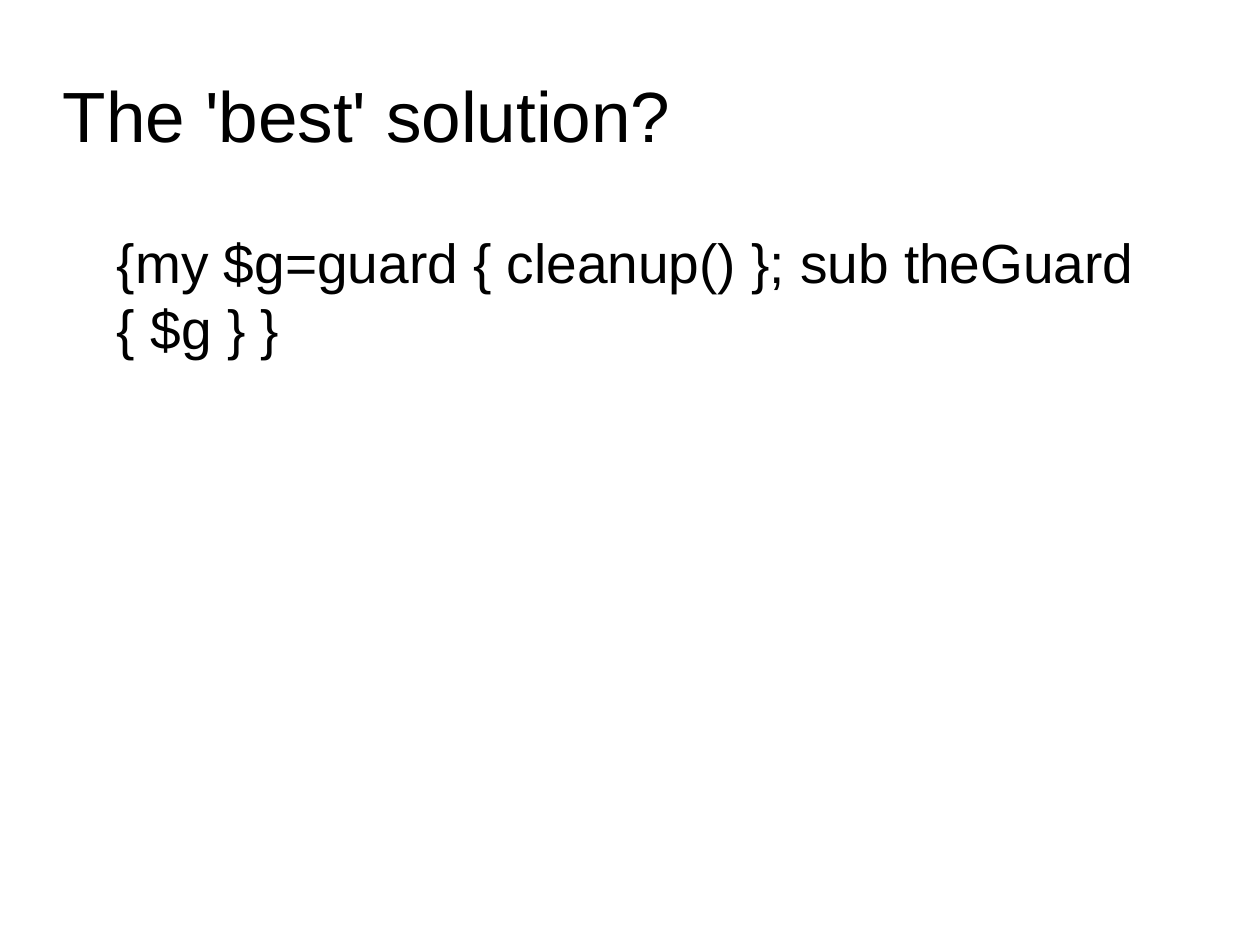
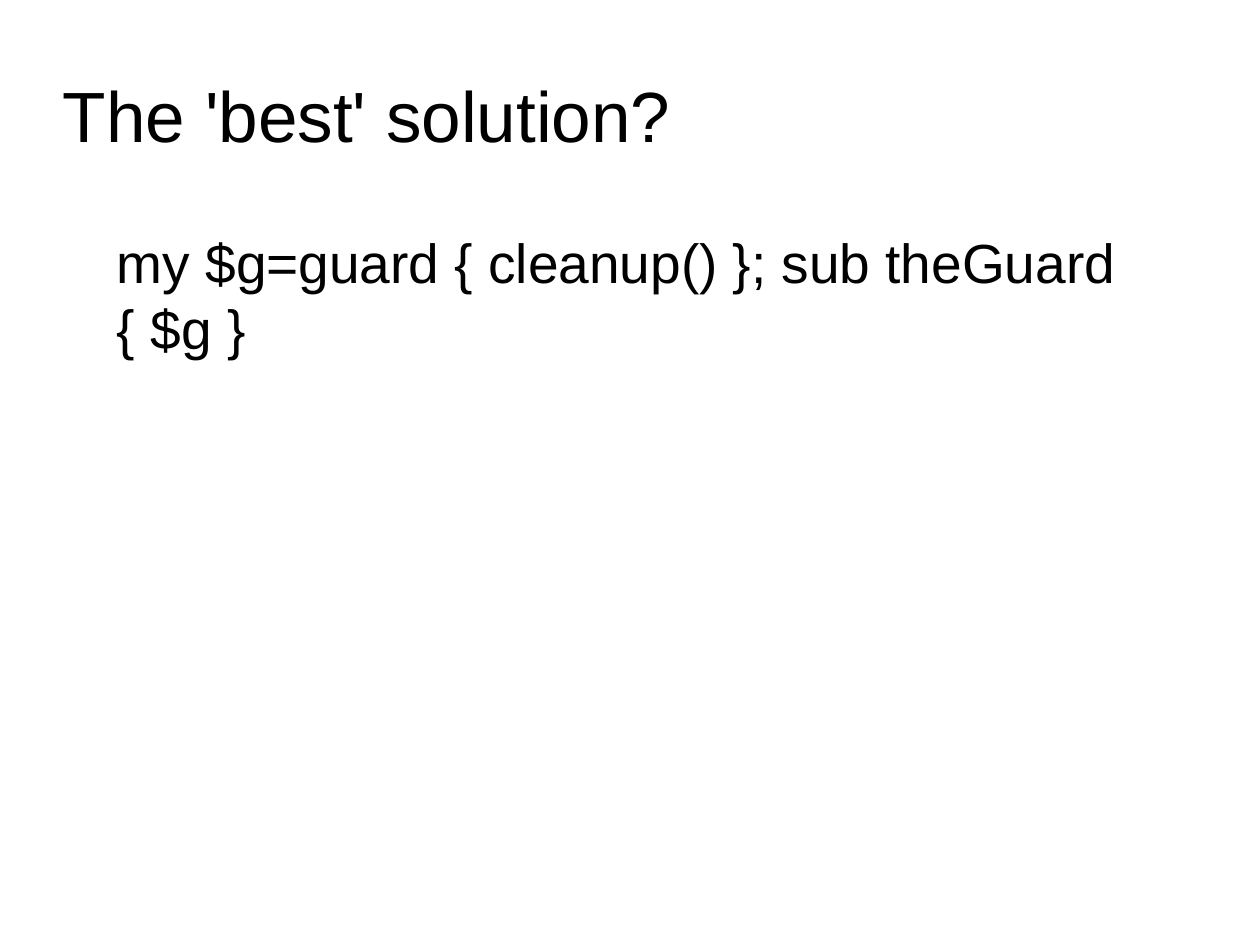
Before and after one commit to daviddelikat/inlinePerlPackages, a slide deck: slide 19 of docs/presentation.odp. Drawn at 1260x945 pixels with LibreOffice and Linux fonts; fonts in the diff are those of the drawing; background and template pictures are left out. Boxes give left, top, right and bottom in pixels: in the first picture for what was removed or moved away, otherwise in the second. Text is boxed around its words. In the diff, an @@ line names an element or a change of style, - is before the commit and + after.

```diff
--- a/docs/presentation.odp
+++ b/docs/presentation.odp
@@ text at (x1=117, y1=242, x2=1115, y2=358): text changed @@
-{my $g=guard { cleanup() }; sub theGuard { $g } }
+my $g=guard { cleanup() }; sub theGuard { $g }
```
Also in this commit, not shown: 3 other slides changed, 1 other file.
